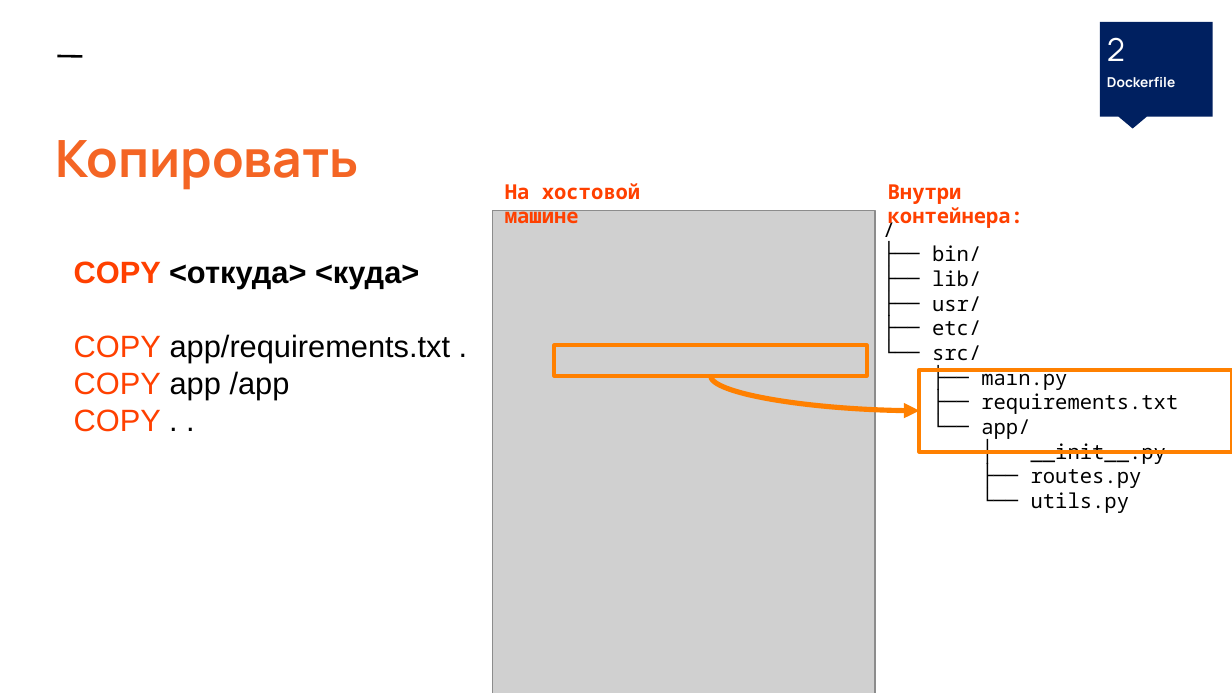
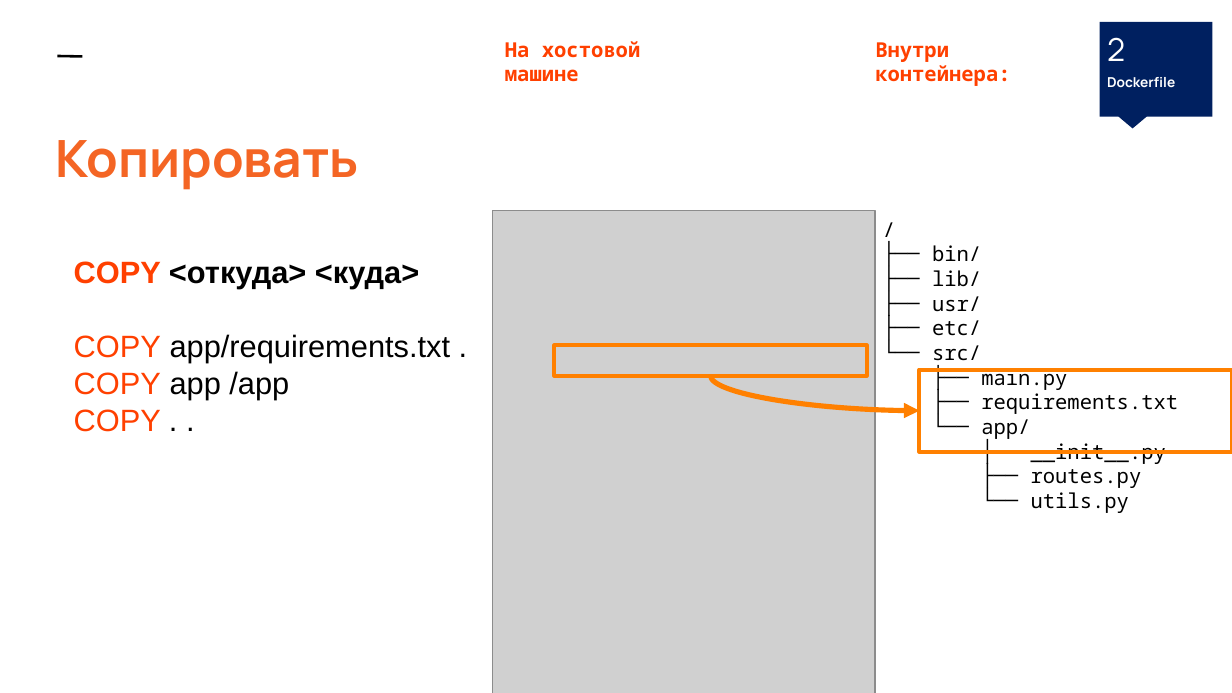
Before and after one commit to maks2199/SELabs-Docker, a slide deck: slide 13 of docs/260425_Docker_презентация.pptx. Drawn at 1232x693 pixels with LibreOffice and Linux fonts; fonts in the diff are those of the drawing; grey boxes stand for pictures. Boxes give left, top, right and bottom in pixels: in the first picture for what was removed or moved away, otherwise in the second. Text is boxed around its words. In the diff, an @@ line names an element or a change of style, - is before the commit and + after.

```diff
--- a/docs/260425_Docker_презентация.pptx
+++ b/docs/260425_Docker_презентация.pptx
@@ text "На хостовой машине": place and size @@
-text "На хостовой машине" at bbox=[505, 183, 640, 223]
+text "На хостовой машине" at bbox=[505, 41, 640, 82]
@@ text "Внутри контейнера:": place and size @@
-text "Внутри контейнера:" at bbox=[888, 184, 1023, 230]
+text "Внутри контейнера:" at bbox=[875, 42, 1010, 86]
```
Also in this commit, not shown: 4 other slides changed, 7 other files.
